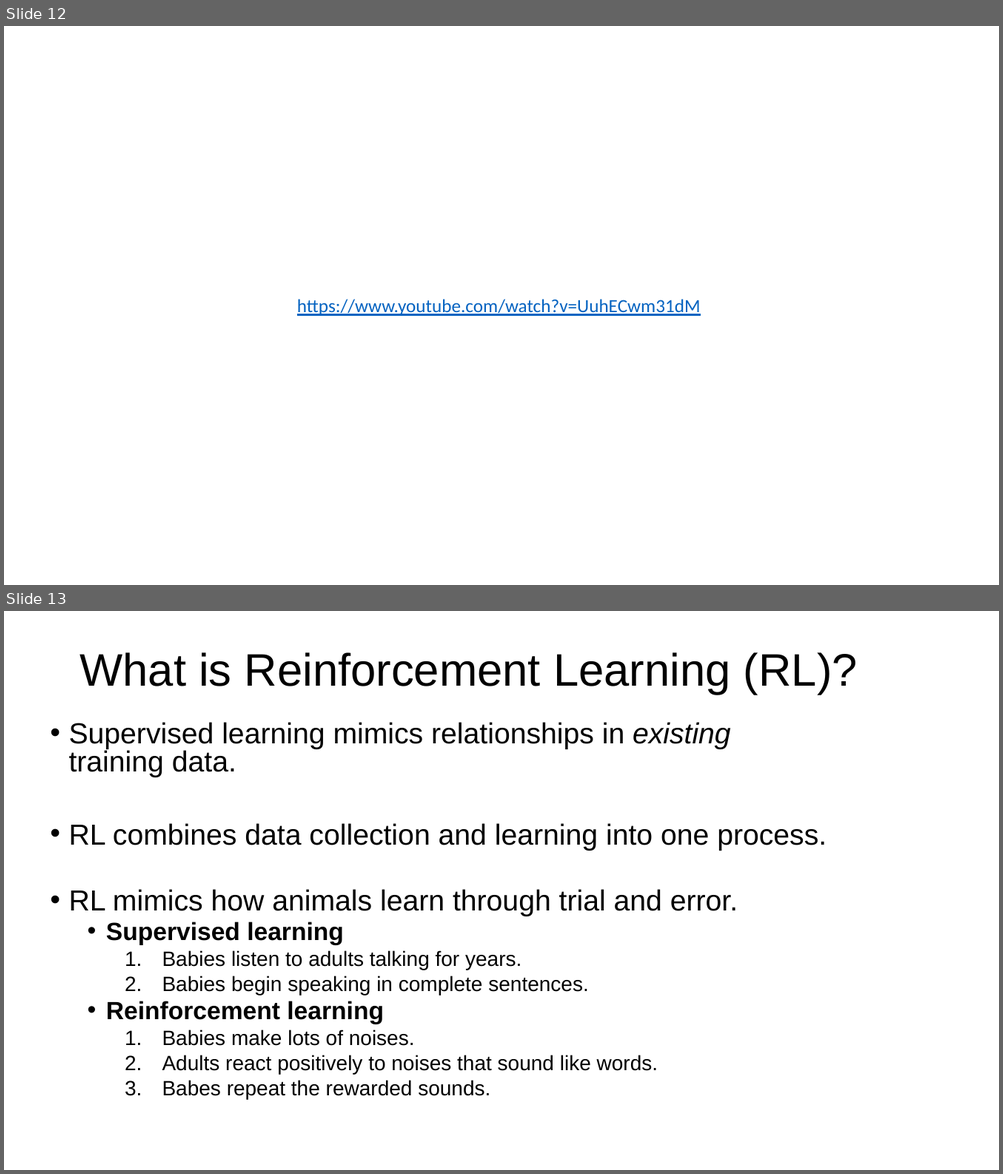
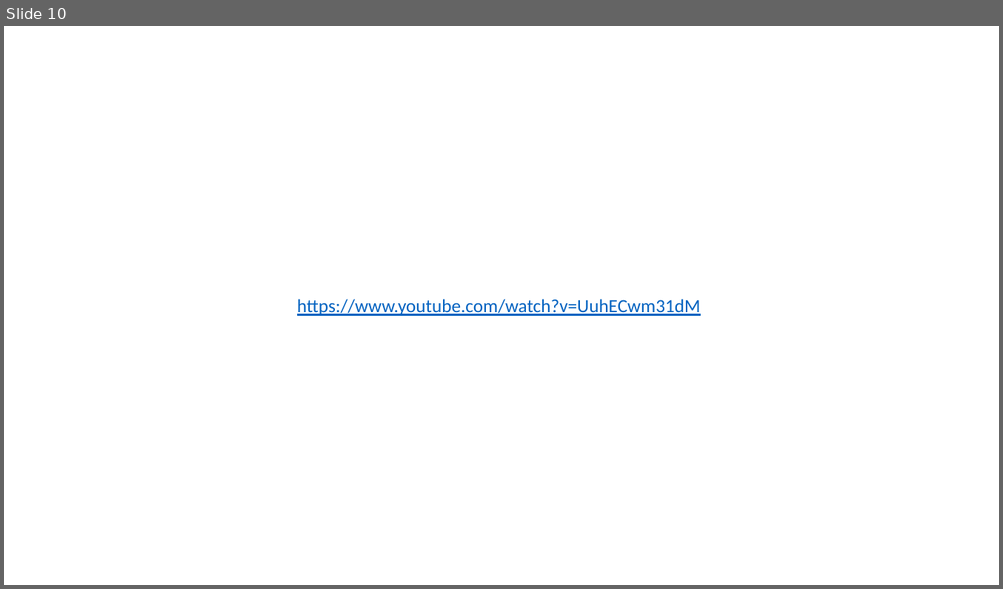
Before and after one commit to bioe498/bioe498.github.io, a slide deck: files/01_Introduction.pptx. Shown one above the other, each under a label of ours: slides 12 and 13 before the commit, slide 10 after it. The pictures are 1003x1174 and 1003x589 pixels, drawn with LibreOffice and Linux fonts; fonts in the diff are those of the drawing. Boxes give left, top, right and bottom in pixels: in the first picture for what was removed or moved away, otherwise in the second. Text is boxed around its words. In the diff, an @@ line names an element or a change of style, - is before the commit and + after.

```diff
--- a/files/01_Introduction.pptx
+++ b/files/01_Introduction.pptx
@@ slide 13 removed at (4, 611, 999, 1170), background #FFFFFF @@
@@ title removed at (79, 652, 857, 695) @@
-What is Reinforcement Learning (RL)?
@@ text removed at (69, 722, 826, 1099) @@
-• Supervised learning mimics relationships in existing
-  training data.
-• RL combines data collection and learning into one process.
-• RL mimics how animals learn through trial and error.
-  • Supervised learning
-    1. Babies listen to adults talking for years.
-    2. Babies begin speaking in complete sentences.
-  • Reinforcement learning
-    1. Babies make lots of noises.
-    2. Adults react positively to noises that sound like words.
-    3. Babes repeat the rewarded sounds.
@@ what was slide 12 is now slide 10 @@
```
Also in this commit, not shown: 5 slides changed, 1 slide added, 5 other slides removed, 1 other file.
